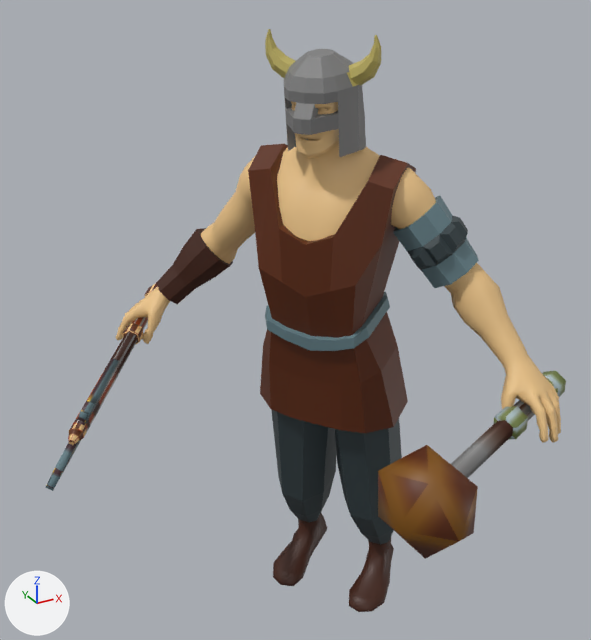
What one commit did to the COLLADA model res/models/player/mace/player_attack_mace.dae.
Rendered twice from a 50 mm lens placed at (-14.6, -23.8, 23.4), pointed at (-2.1, -1.1, 12.0). The axes (+X, +Y, +Z) are drawn at lower left. The lights are the same throughout. Vertices at the same position are counted once.

The first picture shows 'body'.
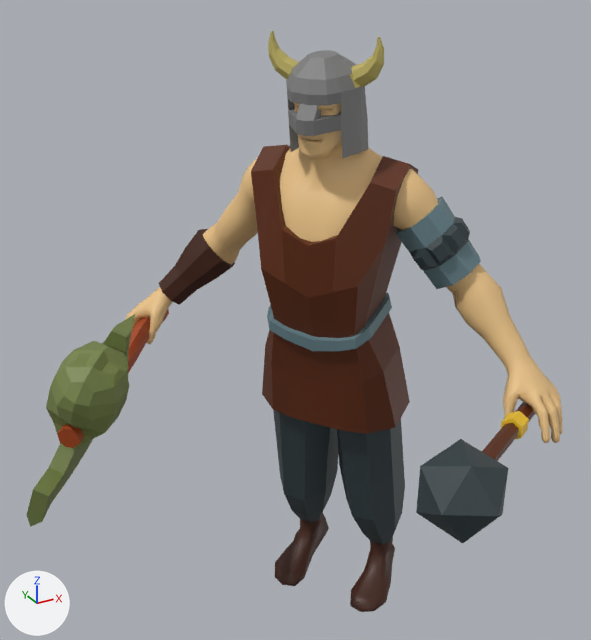
The change in detail:
me_bodymesh is used by ob_body; location (1.56, 1.35, -1.61); rotation (-1.411, 0.0159, -0.947), in degrees (-81, 0.9, -54); scale (-100.0, 100.0, 100.0).
me_bodymesh had 3569 vertices, 6803 faces and spanned x -0.087..0.087, y -0.233..0.0, z -0.094..0.022.
me_bodymesh now has 3779 vertices, 7219 faces and spans x -0.087..0.088, y -0.233..0.0, z -0.105..0.022.
me_bodymesh part 1: a new loose piece, an icosphere of 20 faces spanning x -0.08..-0.056, y -0.145..-0.119, z -0.084..-0.057, in mat_material_001 (picture img_viking_png).
me_bodymesh part 2: the loose piece of 48 vertices spanning x -0.085..-0.058, y -0.125..-0.115, z -0.061..0.005 is rebuilt with 48 vertices and now spans x -0.08..-0.067, y -0.133..-0.112, z -0.064..0.002.
me_bodymesh part 3: a new loose piece of 160 vertices spanning x 0.04..0.076, y -0.15..-0.091, z -0.105..-0.041, in mat_material_001 (picture img_viking_png).
me_bodymesh part 4: the loose piece of 12 vertices spanning x -0.072..-0.044, y -0.135..-0.105, z -0.081..-0.054 is deleted.
me_bodymesh part 5: 1 vertex moved within x 0.055, y -0.12, z -0.085; 119 vertices removed from x 0.046..0.087, y -0.137..-0.104, z -0.094..0.01; 169 vertices added at x 0.052..0.088, y -0.128..-0.108, z -0.088..0.008.
Object 'body' (ob_body) moves from (1.56, 1.35, -1.61) to (1.65, 1.37, -1.65).
Object 'body' (ob_body) turns from (-81, 0.9, -54) to (-81, 1, -54) degrees about x, y and z.

Boxes (x1, y1, x2, y2) around the edits, measured in the pictures (591 x 640 px; the box of a moved part takes in the faces that stretch with it):
'body', reshaped, moved, turned
    before: (46, 29, 566, 612)
    after: (27, 30, 563, 612)
part 1 of me_bodymesh, added
    after: (416, 439, 508, 543)
part 2 of me_bodymesh, rebuilt
    before: (451, 371, 566, 478)
    after: (482, 402, 535, 461)
part 3 of me_bodymesh, added (green)
    after: (27, 314, 135, 527)
part 4 of me_bodymesh, deleted (brown)
    before: (378, 445, 478, 559)
part 5 of me_bodymesh, moved or reshaped
    before: (46, 284, 157, 491)
    after: (57, 310, 169, 448)
